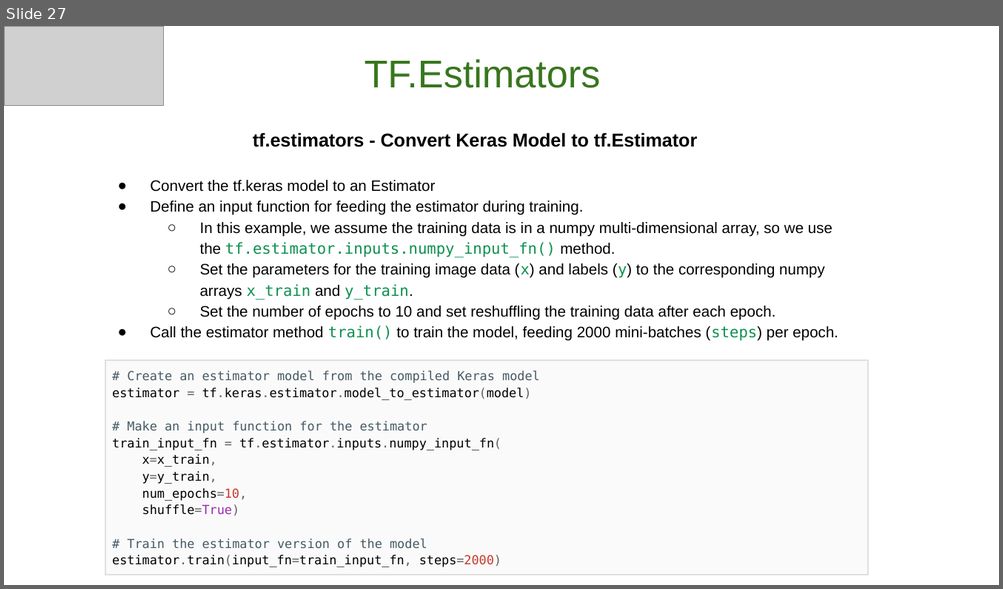
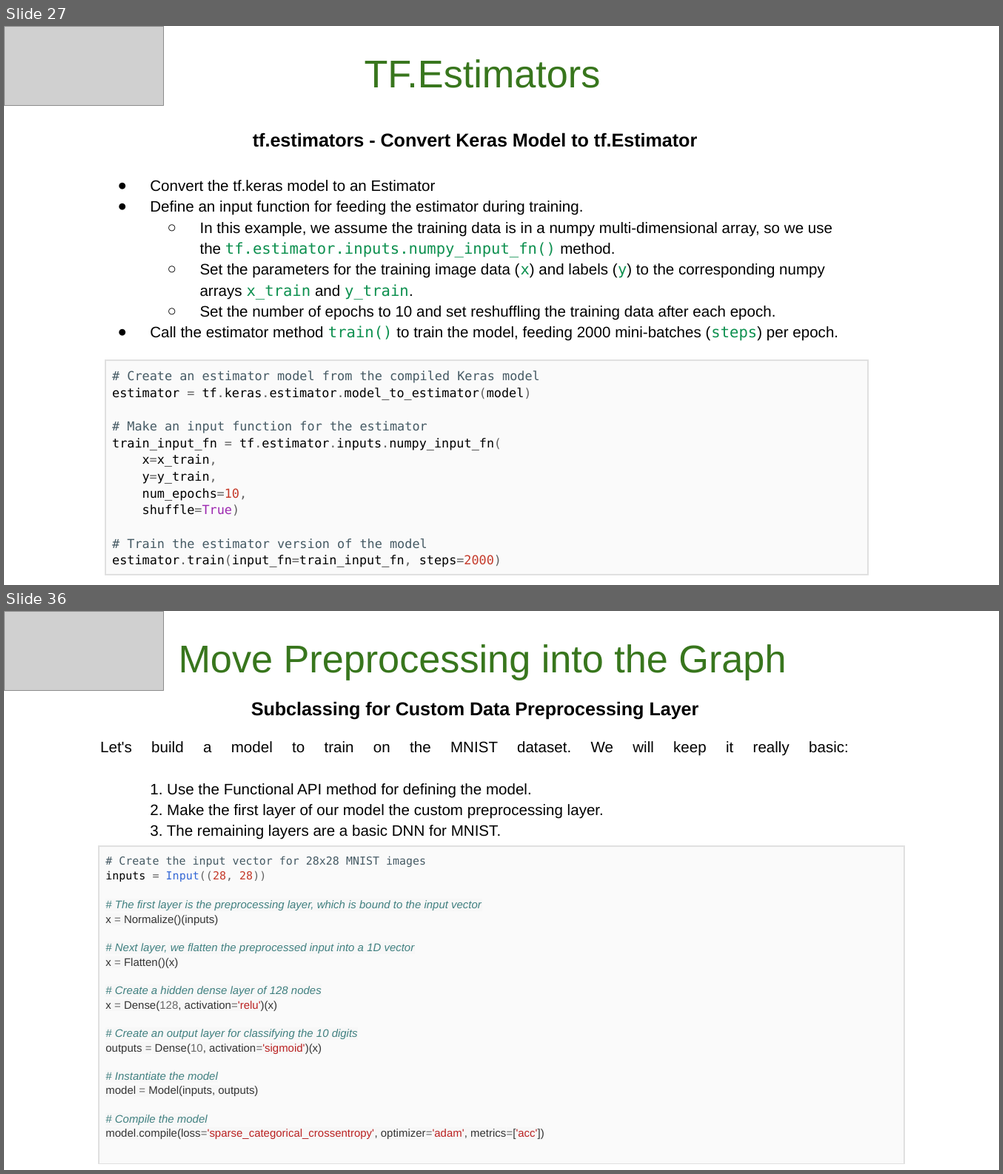
Before and after one commit to GoogleCloudPlatform/keras-idiomatic-programmer, a slide deck: workshops/Production/The Idiomatic Programmer - Production - Workshop.pptx. Shown one above the other, each under a label of ours: slide 27 before the commit, slides 27 and 36 after it; the slides between them are not shown. The pictures are 1003x589 and 1003x1174 pixels, drawn with LibreOffice and Linux fonts; fonts in the diff are those of the drawing; grey boxes stand for pictures. Boxes give left, top, right and bottom in pixels: in the first picture for what was removed or moved away, otherwise in the second. Text is boxed around its words. In the diff, an @@ line names an element or a change of style, - is before the commit and + after.

```diff
--- a/workshops/Production/The Idiomatic Programmer - Production - Workshop.pptx
+++ b/workshops/Production/The Idiomatic Programmer - Production - Workshop.pptx
@@ slide 36 added at <box>4,611,999,1170</box>, background #FFFFFF @@
@@ picture added at <box>4,611,163,691</box> @@
@@ subtitle added at <box>179,644,785,680</box>, 28 pt, text #38761D @@
+Move Preprocessing into the Graph
@@ text added at <box>100,701,699,840</box>, 11 pt, text #000000 @@
+Subclassing for Custom Data Preprocessing Layer
+Let's build a model to train on the MNIST dataset. We will keep it really basic:
+1. Use the Functional API method for defining the model.
+2. Make the first layer of our model the custom preprocessing layer.
+3. The remaining layers are a basic DNN for MNIST.
@@ table added at <box>99,847,903,1170</box>, 1 rows, 1 columns @@
+# Create the input vector for 28x28 MNIST images / inputs = Input((28, 28)) / # The first layer is the preprocessing layer, which is bound to the input vector / x = Normalize()(inputs) / # Next layer, we flatten the preprocessed input into a 1D vector / x = Flatten()(x) / # Create a hidden dense layer of 128 nodes / x = Dense(128, activation='relu')(x) / # Create an output layer for classifying the 10 digits / outputs = Dense(10, activation='sigmoid')(x) / # Instantiate the model / model = Model(inputs, outputs) / # Compile the model / model.compile(loss='sparse_categorical_crossentropy', optimizer='adam', metrics=['acc'])
```
Also in this commit, not shown: 11 slides changed, 9 other slides added, 1 slide removed.
